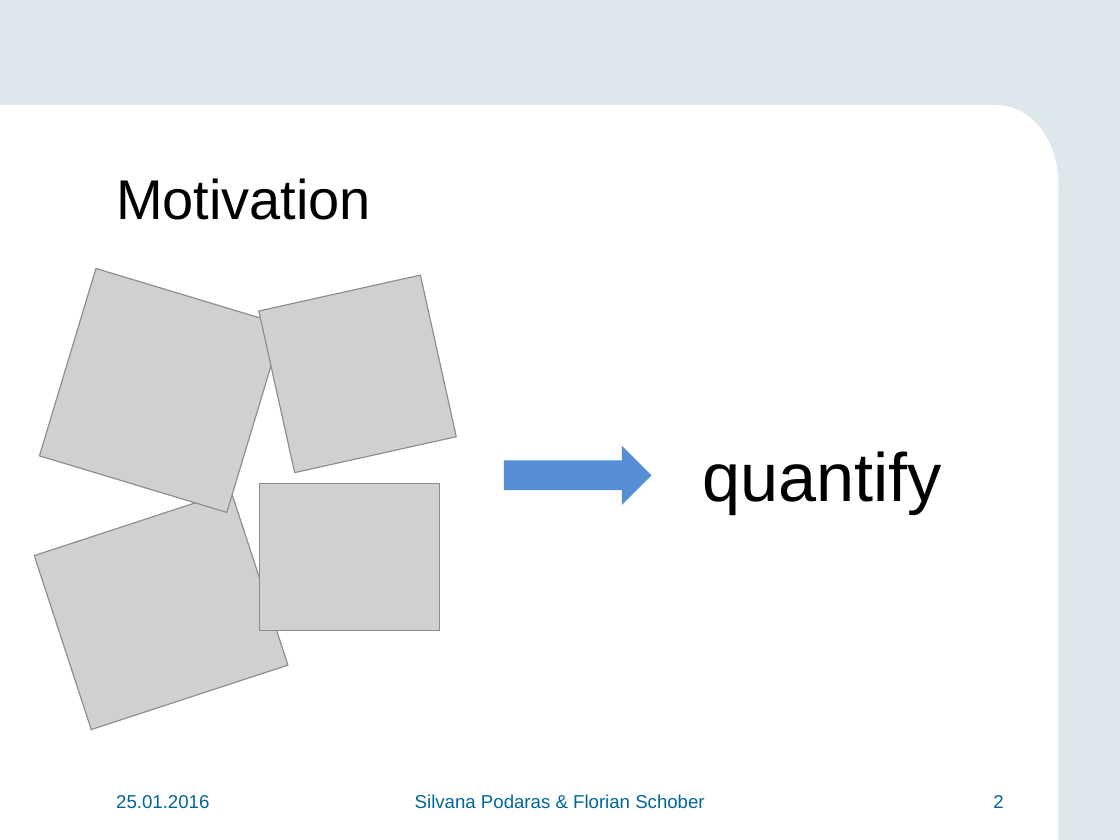
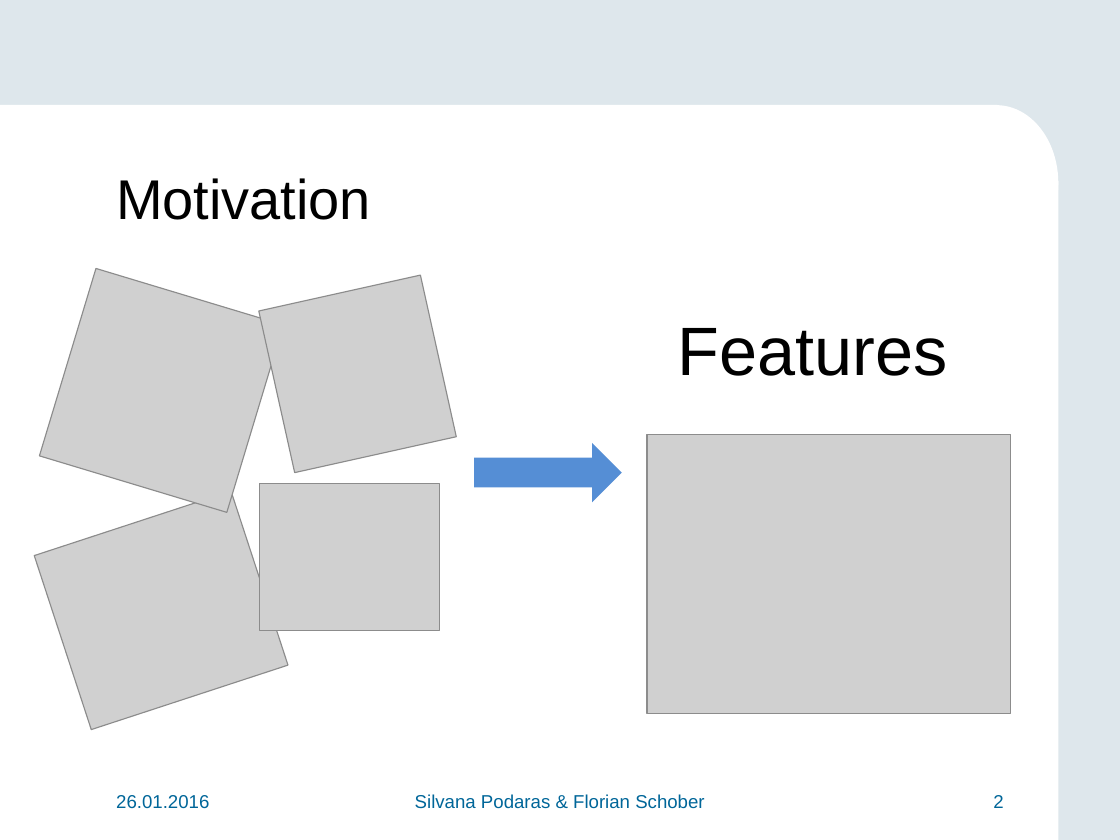
Before and after one commit to teretrus/VisSeminar, a slide deck: slide 2 of presentation/Flo.pptx. Drawn at 1120x840 pixels with LibreOffice and Linux fonts; fonts in the diff are those of the drawing; grey boxes stand for pictures; background and template pictures are left out. Boxes give left, top, right and bottom in pixels: in the first picture for what was removed or moved away, otherwise in the second. Text is boxed around its words. In the diff, an @@ line names an element or a change of style, - is before the commit and + after.

```diff
--- a/presentation/Flo.pptx
+++ b/presentation/Flo.pptx
@@ text at [678, 328, 948, 376]: text changed @@
-quantify
+Features
@@ right arrow: place and size @@
-right arrow at [504, 446, 652, 505]
+right arrow at [474, 442, 622, 502]
@@ picture added at [647, 435, 1011, 713] @@
@@ text at [116, 795, 209, 809]: text changed @@
-25.01.2016
+26.01.2016
```
Also in this commit, not shown: 14 other slides changed, 1 slide removed.
